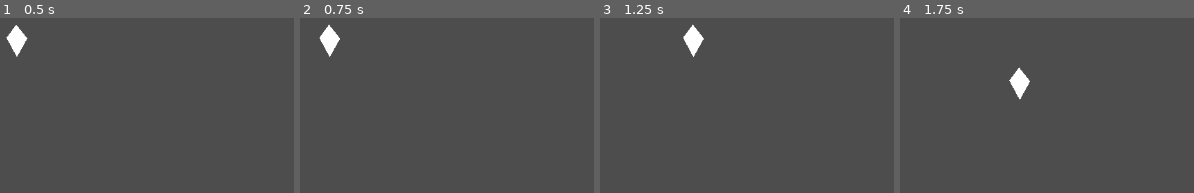
Above: before the commit, frames 1-4 (left to right).
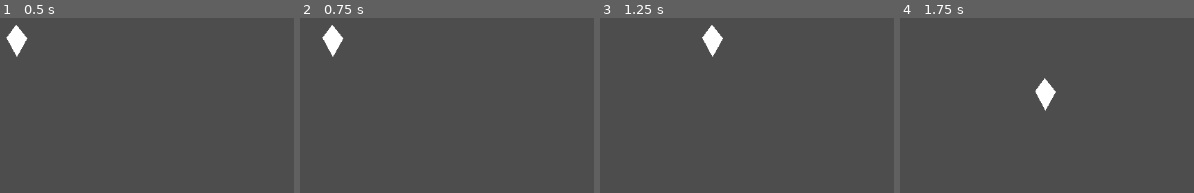
Above: after the commit, the same moments.

Repository: TNT-A/godot-baubleheads-project
Game: Godot game, scene res://testing.tscn
The game is run twice, just before and just after one commit, with the same random seed, the same clock (stepped at 60 frames per second) and the same inputs.
Inputs:
- Up to frame 1 (0.5 s): no input
- Up to frame 2 (0.75 s): tap Enter at 0.5 s; hold D (Move_Right) from 0.53 s (still down)
- Up to frame 3 (1.25 s): keep holding D (Move_Right)
- Up to frame 4 (1.75 s): release D (Move_Right) at 1.28 s; hold S (Move_Down) from 1.28 s (still down)

Frame 1 is identical in both runs. In frame 2, 0.5% of the frame differs, in the area x 6-15%, y 4-23%; in frame 3, 1.4%; in frame 4, 1.4%, in the area x 37-54%, y 28-54%.

Commit message:
literally nothing lmao
Player moves vaguely faster ooo aaaa

Diff:
--- a/player/player.tscn
+++ b/player/player.tscn
@@ -9,6 +9,7 @@
 [node name="PlayerBody" type="CharacterBody2D"]
 position = Vector2(543, 276)
 script = ExtResource("1_rjkni")
+speed = 250
 
 [node name="CollisionShape2D" type="CollisionShape2D" parent="."]
 shape = SubResource("CapsuleShape2D_idmmv")
